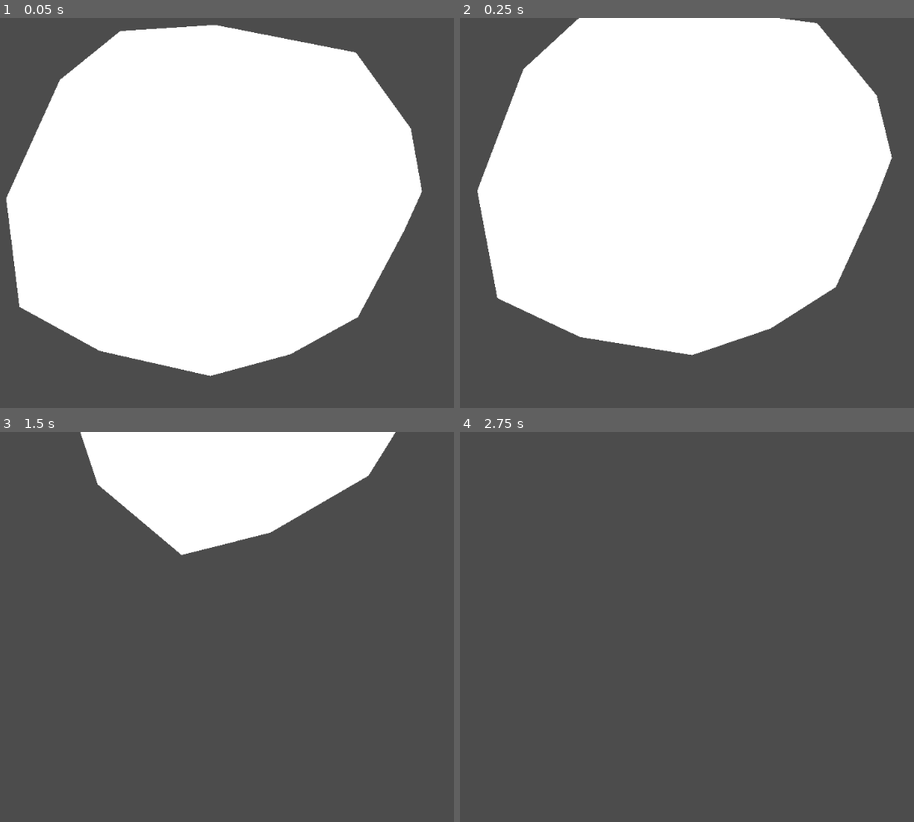
Above: before the commit, frames 1-4 (two rows, left to right).
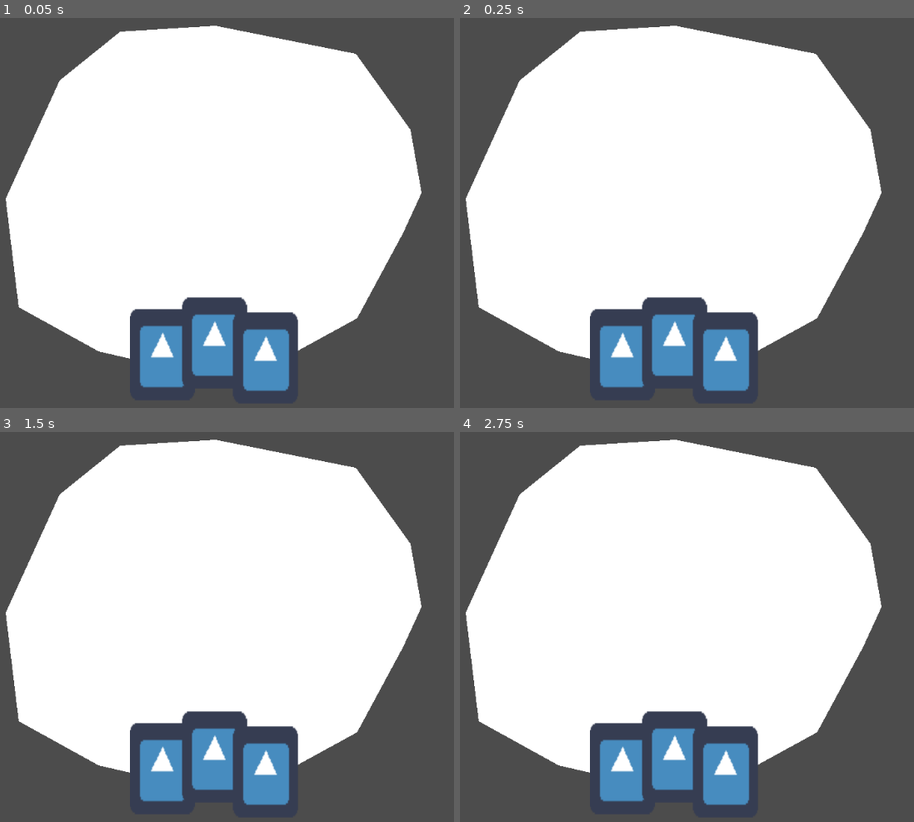
Above: after the commit, the same moments.

Repository: AbeVos/ggj-2022
Game: Godot game, scene res://Board.tscn
Same seed, same stepped clock (60 frames per second), same inputs: the game is played once before the commit and once after it. Before the commit the project has no main scene; this scene is started directly in both runs. The engine's default icon, where the game draws it, is replaced by a stand-in: a white triangle on a blue panel in a dark square.
Inputs (mouse positions are in pixels of both pictures, inside the frame that each line leads up to):
- Up to frame 1 (0.05 s): no input
- Up to frame 2 (0.25 s): no input
- Up to frame 3 (1.5 s): drag from (286, 666) to (290, 541) at 0.52 s; drag from (90, 646) to (335, 533) at 1.27 s
- Up to frame 4 (2.75 s): move the mouse to (750, 541) at 2.02 s; click (750, 541) at 2.17 s

The runs differ from the first frame. In frame 1, 7.3% of the frame differs, in the area x 1-94%, y 1-96%; in frame 2, 14%; in frame 3, 55%; in frame 4, 63%, in the area x 1-93%, y 1-96%.
Error before the commit: Parse Error: The method "draw_cards" isn't declared in the current class. (res://cards/hand.gd:8)

Commit message:
Generate hand of cards

Diff:
--- a/Board.tscn
+++ b/Board.tscn
@@ -1,8 +1,12 @@
 [gd_scene load_steps=4 format=2]
 
 [ext_resource path="res://board.gd" type="Script" id=1]
-[ext_resource path="res://cards/HandCard.tscn" type="PackedScene" id=2]
 [ext_resource path="res://cards/hand.gd" type="Script" id=3]
+
+[sub_resource type="Curve2D" id=1]
+_data = {
+"points": PoolVector2Array( -46.6171, 68.0357, 46.6171, -68.0357, -106, 41, -25.1984, -62.9961, 25.1984, 62.9961, 110, 50 )
+}
 
 [node name="Board" type="Node2D"]
 script = ExtResource( 1 )
@@ -14,6 +18,8 @@
 [node name="Hand" type="Node2D" parent="."]
 position = Vector2( 495, 504 )
 script = ExtResource( 3 )
-cards_in_hand = null
 
-[node name="HandCard" parent="Hand" instance=ExtResource( 2 )]
+[node name="Cards" type="Node2D" parent="Hand"]
+
+[node name="Path" type="Path2D" parent="Hand"]
+curve = SubResource( 1 )
--- a/board.gd
+++ b/board.gd
@@ -10,7 +10,7 @@
     tween = Tween.new()
     add_child(tween)
 
-    rotate_board(-5)
+    # rotate_board(-5)
 
 
 func rotate_board(turns: int):
--- a/cards/HandCard.tscn
+++ b/cards/HandCard.tscn
@@ -1,6 +1,7 @@
-[gd_scene load_steps=3 format=2]
+[gd_scene load_steps=4 format=2]
 
 [ext_resource path="res://cards/hand-card.gd" type="Script" id=1]
+[ext_resource path="res://icon.png" type="Texture" id=2]
 
 [sub_resource type="RectangleShape2D" id=1]
 extents = Vector2( 50, 70 )
@@ -13,4 +14,8 @@
 [node name="Collision" type="CollisionShape2D" parent="Area"]
 shape = SubResource( 1 )
 
+[node name="Sprite" type="Sprite" parent="."]
+scale = Vector2( 1.5625, 2.1875 )
+texture = ExtResource( 2 )
+
 [connection signal="input_event" from="Area" to="." method="_on_Area_input_event"]
--- a/cards/hand-card.gd
+++ b/cards/hand-card.gd
@@ -3,15 +3,24 @@
 signal card_released
 signal card_placed
 
-export(Resource) var card_resource
+export(Resource) var card_resource setget set_resource
 
 var dragging = false
 
 
-func _input(event):
-    if not dragging:
-        return
+func _on_Area_input_event(viewport, event, shape_idx):
+    print(name)
+
+    # TODO: Check if mouse is pressed and start dragging the card.
+
+    # TODO: While dragging, move the card to the cursor.
+
+    # TODO: If, while dragging, the mouse is released, check if the area
+    # collides with an area of the playing board. If not, return the card to
+    # the hand.
 
 
-func _on_Area_input_event(viewport, event, shape_idx):
-    print(name)
+func set_resource(value):
+    card_resource = value
+
+    # TODO: Update sprite etc.
--- a/cards/hand.gd
+++ b/cards/hand.gd
@@ -1,12 +1,29 @@
 extends Node2D
+
+var card_scene = preload("res://cards/HandCard.tscn")
 
 export(int) var cards_in_hand = 3
 
 
 func _ready():
-    # TODO: Draw random cards.
-    var cards = draw_cards(cards_in_hand)
+    var curve = $Path.curve
 
+    # Draw random cards.
     for idx in range(cards_in_hand):
-        add_child(cards[idx])
+        var card = draw_card()
+        $Cards.add_child(card)
+
         # TODO: Display card.
+        var progress = (idx + 0.5) / cards_in_hand * curve.get_baked_length()
+
+        var position = curve.interpolate_baked(progress)
+        print(position)
+        card.position = position
+
+
+func draw_card():
+    var card = card_scene.instance()
+
+    # TODO: Assign a random resource.
+
+    return card
--- a/project.godot
+++ b/project.godot
@@ -11,6 +11,7 @@
 [application]
 
 config/name="Ggj- 2022"
+run/main_scene="res://Board.tscn"
 config/icon="res://icon.png"
 
 [editor_plugins]
Not shown, removed: addons/google_sheet/plugin.cfg
Not shown, removed: addons/google_sheet/plugin.gd
Not shown, removed: addons/google_sheet/src/config.gd
Not shown, removed: addons/google_sheet/src/gsheet.gd
Not shown, removed: addons/google_sheet/src/gversion.gd
